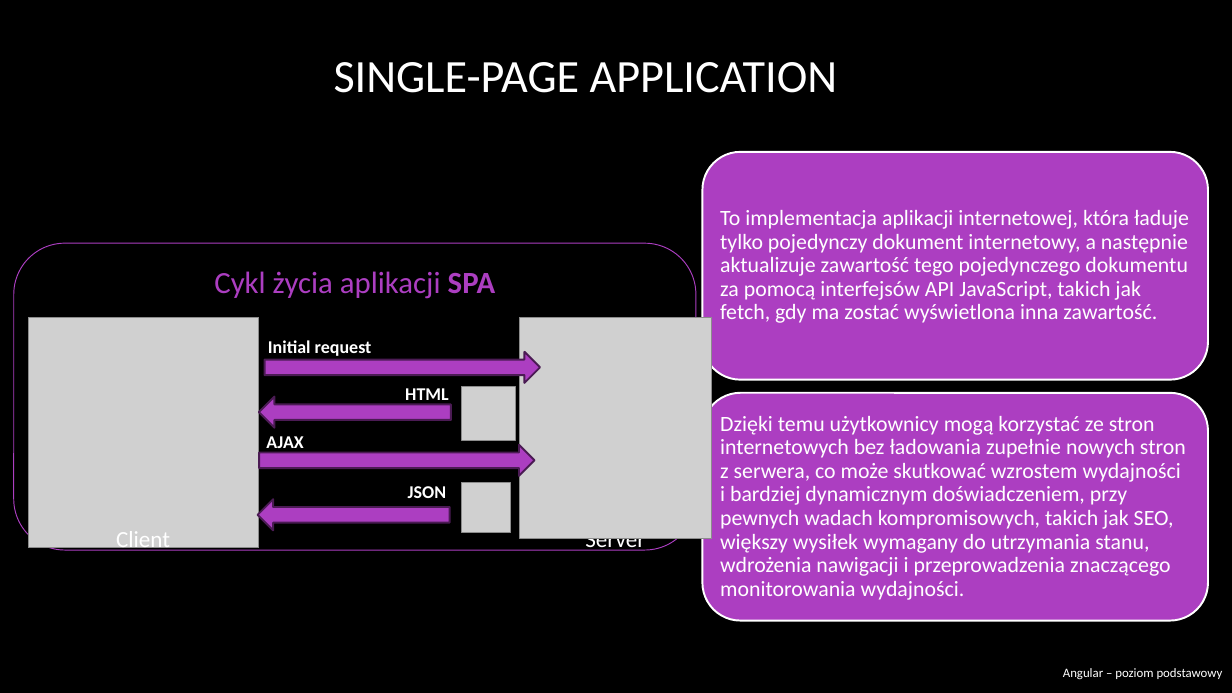
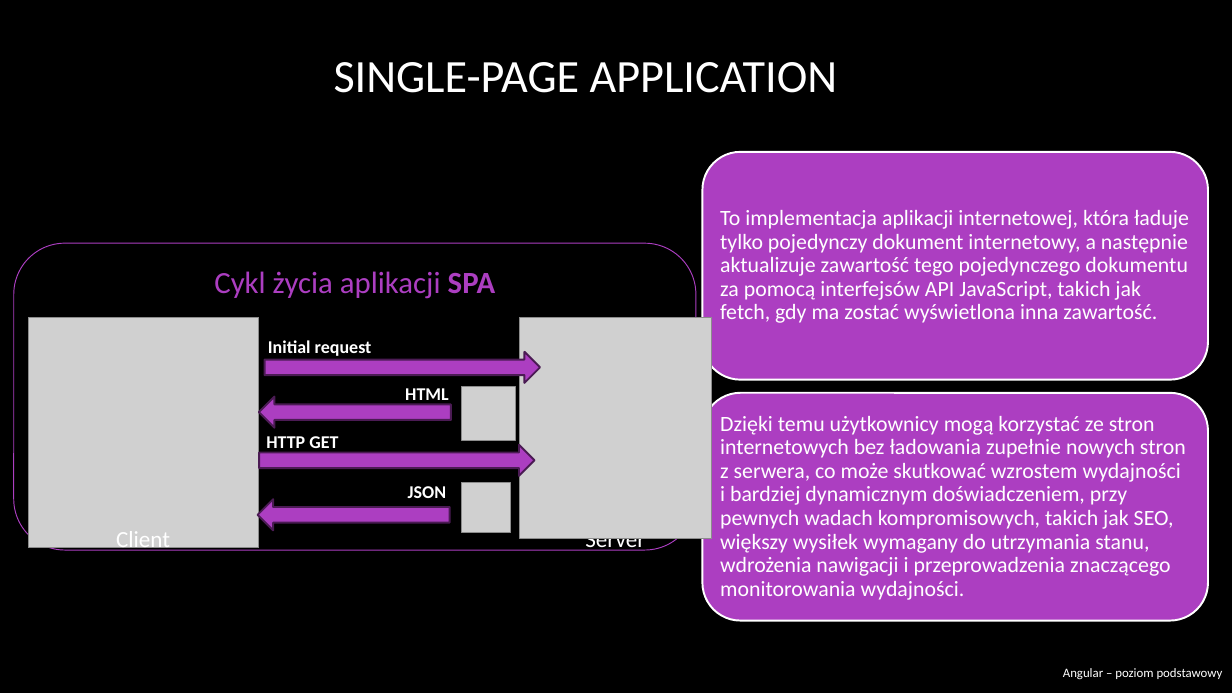
Before and after one commit to RafalSzczuka/angular-course-pfr, a slide deck: slide 7 of prezentacja/prezentacja/Angular beginner.pptx. Drawn at 1232x693 pixels with LibreOffice and Linux fonts; fonts in the diff are those of the drawing; grey boxes stand for pictures; background and template pictures are left out. Boxes give left, top, right and bottom in pixels: in the first picture for what was removed or moved away, otherwise in the second. Text is boxed around its words. In the diff, an @@ line names an element or a change of style, - is before the commit and + after.

```diff
--- a/prezentacja/prezentacja/Angular beginner.pptx
+++ b/prezentacja/prezentacja/Angular beginner.pptx
@@ text at <box>266,436,338,453</box>: text changed @@
-AJAX
+HTTP GET
```
Also in this commit, not shown: 16 other slides changed, 2 slides added, 3 slides removed, 2 other files.
